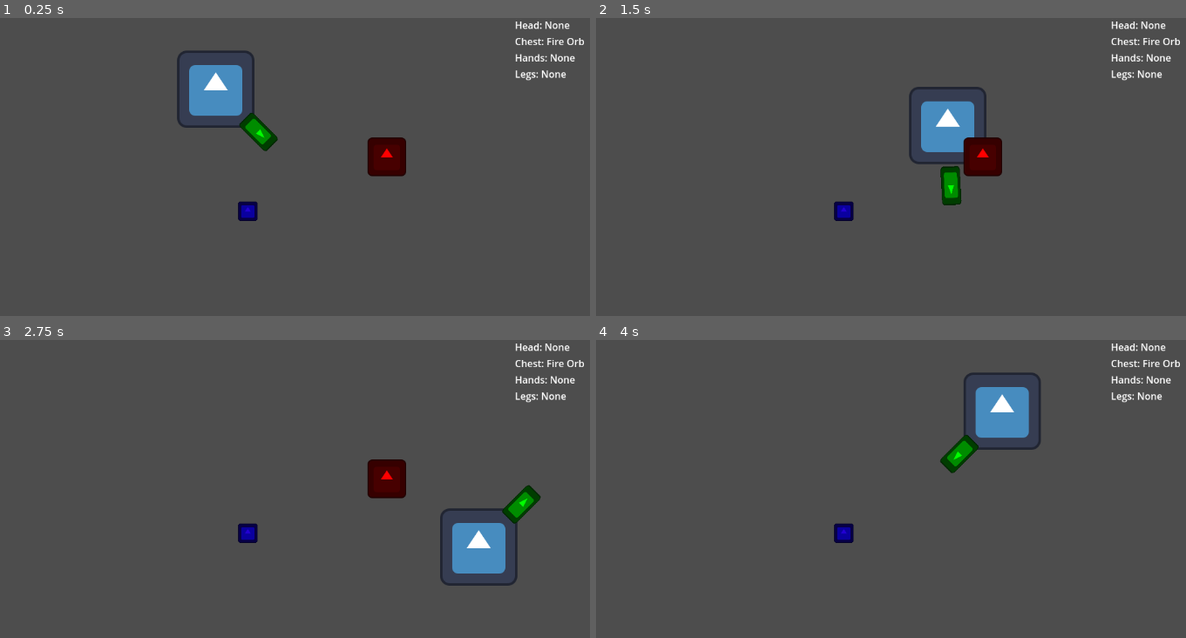
Above: before the commit, frames 1-4 (two rows, left to right).
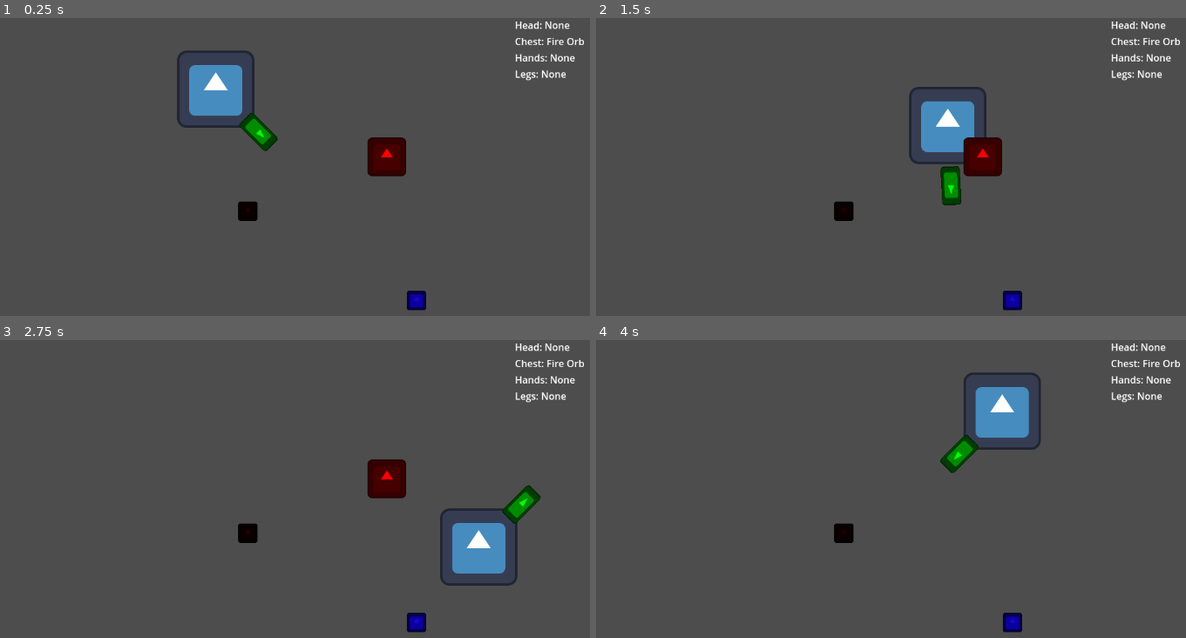
Above: after the commit, the same moments.

Repository: TRushton95/Aberration
Game: Godot game, scene res://game/game.tscn
The game is run twice, just before and just after one commit, with the same random seed, the same clock (stepped at 60 frames per second) and the same inputs. The engine's default icon, where the game draws it, is replaced by a stand-in: a white triangle on a blue panel in a dark square.
Inputs:
- Up to frame 1 (0.25 s): no input
- Up to frame 2 (1.5 s): tap Enter (attack) at 0.5, 0.6, 1.35 s; hold D (move_right) 0.53-1.28 s; hold S (move_down) from 1.28 s (still down)
- Up to frame 3 (2.75 s): release S (move_down) at 2.03 s; hold D (move_right) from 2.03 s (still down); tap Enter (attack) at 2.1 s
- Up to frame 4 (4 s): release D (move_right) at 2.78 s; hold W (move_up) 2.78-3.53 s; tap Enter (attack) at 2.85, 3.6 s; hold A (move_left) from 3.53 s (still down)

The runs differ from the first frame. In frame 1, 0.4% of the frame differs, in the area x 40-73%, y 61-98%; in frame 2, 0.4%; in frame 3, 0.4%; in frame 4, 0.4%.

Commit message:
Add ice orb

Diff:
--- /dev/null
+++ b/src/game/data/orb/ice_orb.tres
@@ -0,0 +1,9 @@
+[gd_resource type="Resource" script_class="OrbTypeData" load_steps=2 format=3 uid="uid://saxeejlboei6"]
+
+[ext_resource type="Script" uid="uid://ddnjxdw7njsow" path="res://game/data/orb/orb_type_data.gd" id="1_b0w4o"]
+
+[resource]
+script = ExtResource("1_b0w4o")
+_type_id = 2
+_display_name = "Ice Orb"
+metadata/_custom_type_script = "uid://ddnjxdw7njsow"
--- a/src/game/entities/orb_pickup/orb_pickup.gd
+++ b/src/game/entities/orb_pickup/orb_pickup.gd
@@ -1,13 +1,8 @@
 extends Node2D
 class_name OrbPickup
 
-@export var _reward_orb_scene : PackedScene
+@export var _orb_type_id : TypeIds.Orb
 
 
-func get_reward() -> Orb:
-	var reward : Orb = null
-
-	if _reward_orb_scene != null:
-		reward = _reward_orb_scene.instantiate() as Orb # TODO: Change this to use OrbTypeIds
-
-	return reward
+func get_orb_type_id() -> TypeIds.Orb:
+	return _orb_type_id
--- a/src/game/entities/orb_pickup/orb_pickup.tscn
+++ b/src/game/entities/orb_pickup/orb_pickup.tscn
@@ -1,7 +1,6 @@
-[gd_scene load_steps=5 format=3 uid="uid://fklovbofikuw"]
+[gd_scene load_steps=4 format=3 uid="uid://fklovbofikuw"]
 
 [ext_resource type="Script" uid="uid://da6a75rnby5oa" path="res://game/entities/orb_pickup/orb_pickup.gd" id="1_2er50"]
-[ext_resource type="PackedScene" uid="uid://bu5f5awdhrx2w" path="res://game/orbs/fire/fire_orb.tscn" id="2_5t2nj"]
 [ext_resource type="Texture2D" uid="uid://4dlsvhsi0ihf" path="res://icon.svg" id="3_t32xr"]
 
 [sub_resource type="RectangleShape2D" id="RectangleShape2D_ted2v"]
@@ -11,7 +10,6 @@
 collision_layer = 8
 collision_mask = 0
 script = ExtResource("1_2er50")
-_reward_orb_scene = ExtResource("2_5t2nj")
 
 [node name="Sprite2D" type="Sprite2D" parent="."]
 self_modulate = Color(0.138604, 0, 0.833987, 1)
--- a/src/game/entities/player/player.gd
+++ b/src/game/entities/player/player.gd
@@ -21,10 +21,9 @@
 
 	if body is OrbPickup:
 		body = body as OrbPickup
-		var reward : Orb = body.get_reward()
-		set_orb_slot(Enums.OrbSlot.CHEST, reward)
+		var orb_type_id : TypeIds.Orb = body.get_orb_type_id()
+		picked_up_orb.emit(orb_type_id)
 		body.queue_free()
-		picked_up_orb.emit(reward.get_type_id())
 
 
 func _process(delta: float) -> void:
--- a/src/game/game.tscn
+++ b/src/game/game.tscn
@@ -16,7 +16,13 @@
 position = Vector2(640, 230)
 
 [node name="OrbPickup" parent="." instance=ExtResource("4_4fuuu")]
+modulate = Color(1, 0, 0, 1)
 position = Vector2(410, 320)
+_orb_type_id = 1
+
+[node name="OrbPickup2" parent="." instance=ExtResource("4_4fuuu")]
+position = Vector2(689, 468)
+_orb_type_id = 2
 
 [node name="GameUI" parent="." instance=ExtResource("5_dxrkv")]
 
--- a/src/game/global/factories/orb_data_factory.gd
+++ b/src/game/global/factories/orb_data_factory.gd
@@ -4,7 +4,8 @@
 const ORB_DATA_PATH_FORMAT : String = "res://game/data/orb/%s.tres"
 
 static var _orb_type_data_file_name_lookup : Dictionary[TypeIds.Orb, String] = {
-	TypeIds.Orb.FIRE: "fire_orb"
+	TypeIds.Orb.FIRE: "fire_orb",
+	TypeIds.Orb.ICE: "ice_orb"
 }
 
 static var _cache : Dictionary[TypeIds.Orb, OrbTypeData] = {}
--- a/src/game/global/type_ids.gd
+++ b/src/game/global/type_ids.gd
@@ -3,5 +3,6 @@
 
 enum Orb {
 	UNSET,
-	FIRE
+	FIRE,
+	ICE
 }
--- /dev/null
+++ b/src/game/orbs/ice_orb/ice_orb.gd
@@ -0,0 +1,2 @@
+extends Orb
+class_name IceOrb
--- /dev/null
+++ b/src/game/orbs/ice_orb/ice_orb.tscn
@@ -0,0 +1,8 @@
+[gd_scene load_steps=3 format=3 uid="uid://dgsxd6ftb2fxc"]
+
+[ext_resource type="Script" uid="uid://b4dtsi8tee4mo" path="res://game/orbs/ice_orb/ice_orb.gd" id="1_gdteu"]
+[ext_resource type="Resource" uid="uid://saxeejlboei6" path="res://game/data/orb/ice_orb.tres" id="2_g4uyi"]
+
+[node name="IceOrb" type="Node"]
+script = ExtResource("1_gdteu")
+_type_data = ExtResource("2_g4uyi")
--- a/src/game/ui/orb_container_panel/orb_container_panel.gd
+++ b/src/game/ui/orb_container_panel/orb_container_panel.gd
@@ -5,6 +5,8 @@
 
 
 func set_data(orb_collection_data: Dictionary[TypeIds.Orb, OrbStack]) -> void:
+	_clear()
+
 	for orb_type_id in orb_collection_data.keys():
 		var orb_stack : OrbStack = orb_collection_data[orb_type_id]
 		if orb_stack == null:
Not shown, added: src/game/orbs/ice_orb/ice_orb.gd.uid
